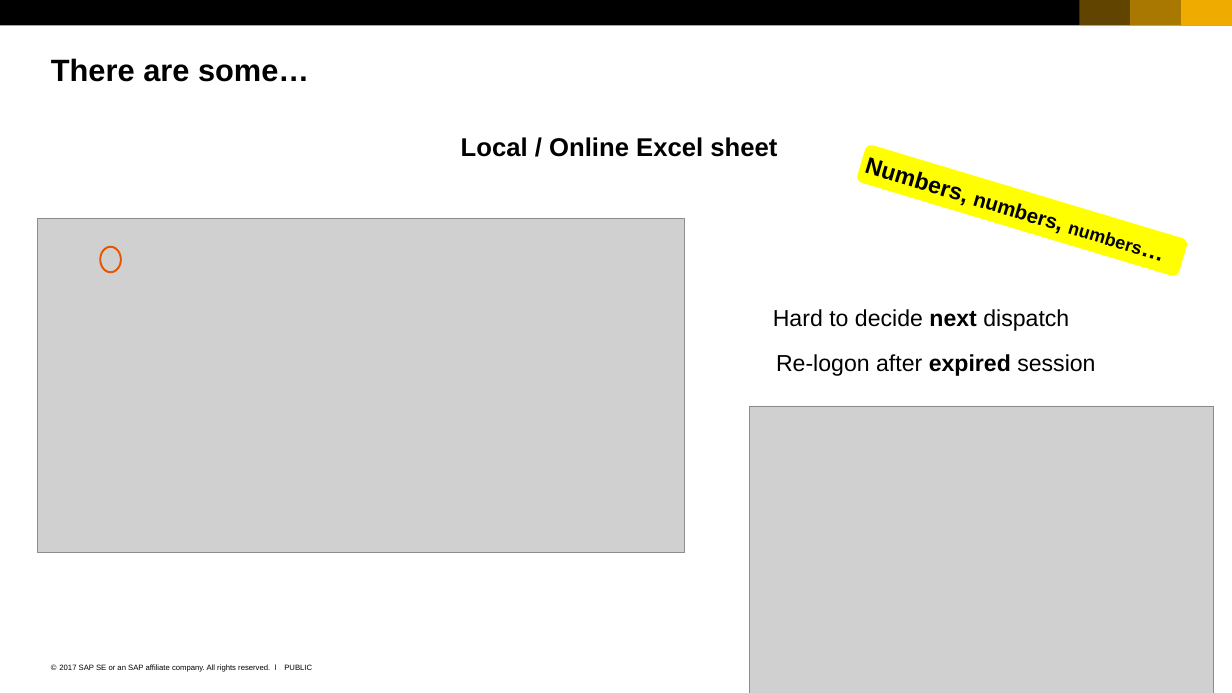
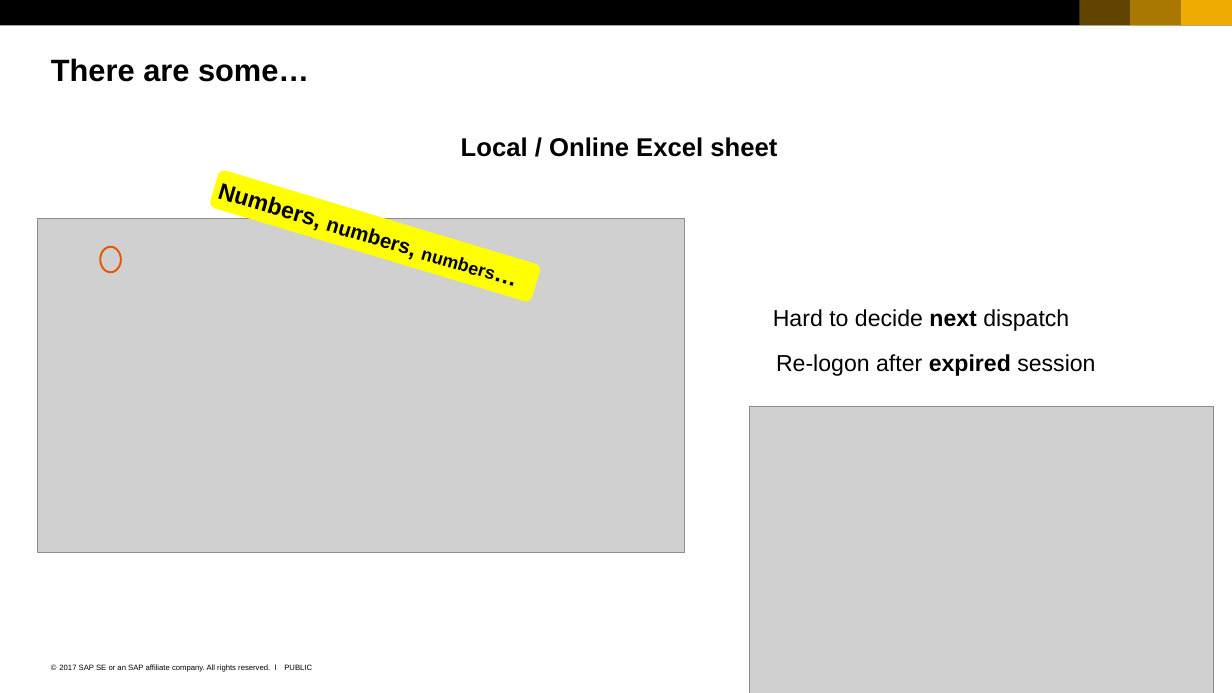
Before and after one commit to qianyilun/workload-calculator, a slide deck: slide 10 of SAP_2017_16x9_black_and_white.pptx. Drawn at 1232x693 pixels with LibreOffice and Linux fonts; fonts in the diff are those of the drawing; grey boxes stand for pictures. Boxes give left, top, right and bottom in pixels: in the first picture for what was removed or moved away, otherwise in the second. Text is boxed around its words. In the diff, an @@ line names an element or a change of style, - is before the commit and + after.

```diff
--- a/SAP_2017_16x9_black_and_white.pptx
+++ b/SAP_2017_16x9_black_and_white.pptx
@@ rounded rectangle "Numbers, numbers, numbers…": place and size @@
-rounded rectangle "Numbers, numbers, numbers…" at box(856, 144, 1189, 277)
+rounded rectangle "Numbers, numbers, numbers…" at box(208, 169, 542, 302)
```
Also in this commit, not shown: 5 other slides changed, 4 slides added.
